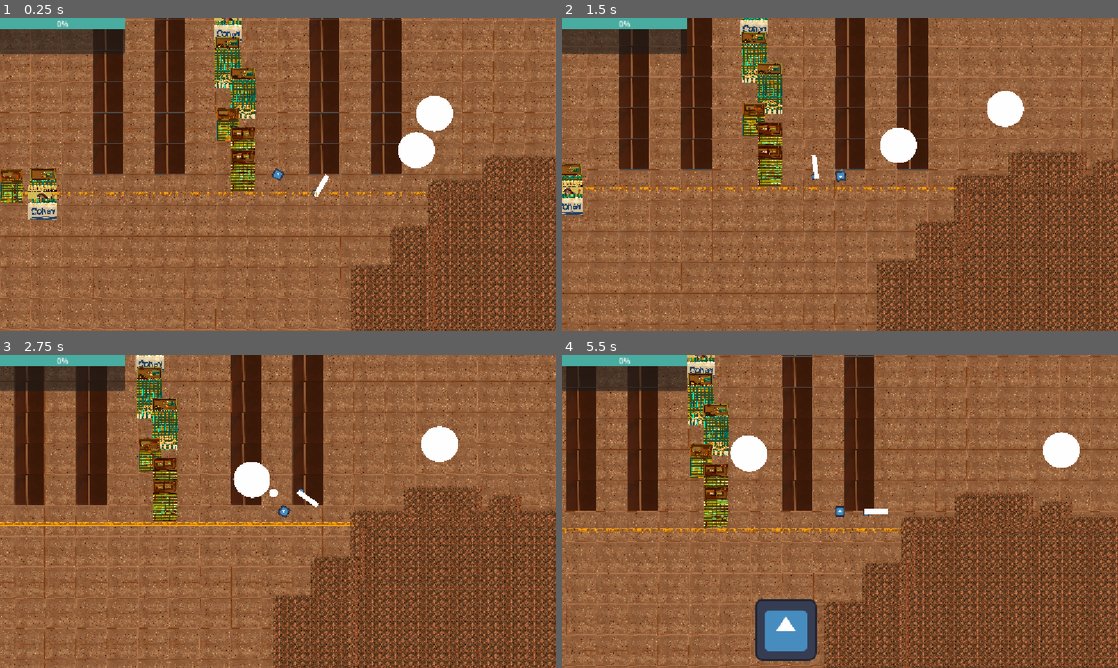
Above: before the commit, frames 1-4 (two rows, left to right).
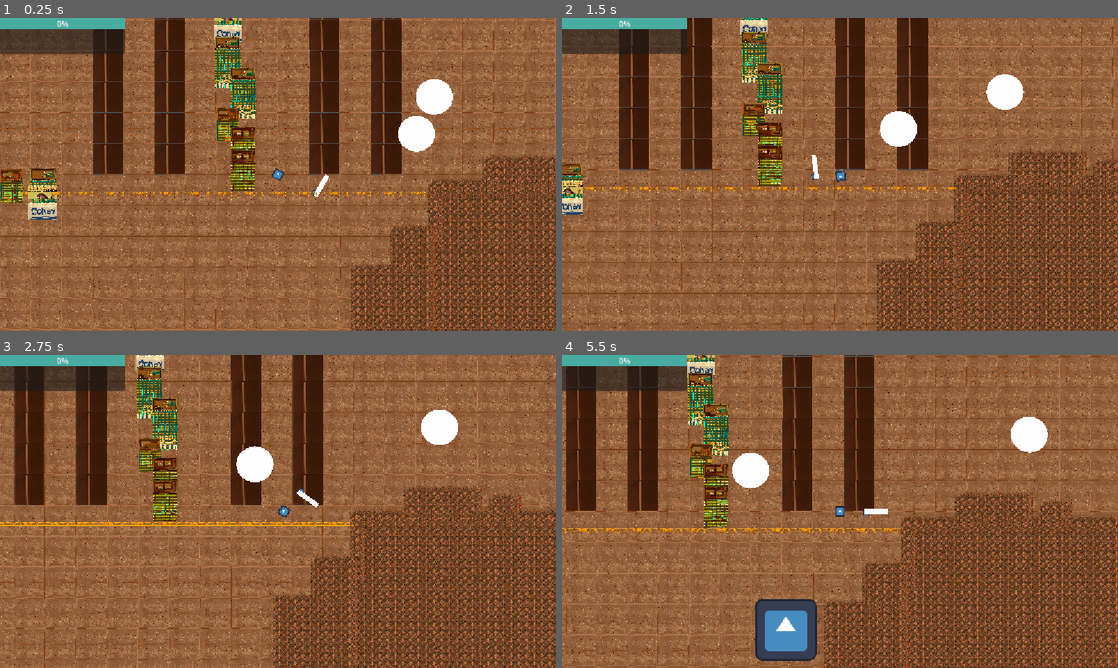
Above: after the commit, the same moments.

Repository: Mrbobbuilder69/GMTK_jam_2026
Game: Godot game, scene res://Scenes/test_scene_2.tscn
Two runs of this game, one before a commit and one after it. Both use one fixed random seed, a clock stepped at 60 frames per second and the inputs below. The engine's default icon, where the game draws it, is replaced by a stand-in: a white triangle on a blue panel in a dark square. Sound files missing from this copy of the repository are replaced by a short silence.
Inputs (mouse positions are in pixels of both pictures, inside the frame that each line leads up to):
- Up to frame 1 (0.25 s): no input
- Up to frame 2 (1.5 s): move the mouse to (962, 158) at 0.52 s; hold D (Right) 0.53-1.28 s; tap F (f) at 0.6 s; move the mouse to (728, 190) at 1.27 s; hold S (Down) from 1.28 s (still down); tap Space (Dash) at 1.35 s
- Up to frame 3 (2.75 s): tap F (f) at 1.55, 2.3 s; move the mouse to (333, 442) at 2.02 s; release S (Down) at 2.03 s; hold D (Right) from 2.03 s (still down); hold Shift (Sprint) from 2.03 s (still down)
- Up to frame 4 (5.5 s): move the mouse to (812, 574) at 2.77 s; release D (Right) at 2.78 s; release Shift (Sprint) at 2.78 s; hold W (Up) 2.78-3.53 s; tap X (attack) at 2.85 s; tap F (f) at 3.05, 3.6, 4.55, 5.1 s; move the mouse to (1006, 558) at 3.52 s; hold A (Left) 3.53-5.03 s; move the mouse to (673, 464) at 4.27 s; tap C (melee) at 4.35 s; move the mouse to (867, 511) at 5.02 s; hold S (Down) from 5.03 s (still down)

The runs differ from the first frame. In frame 1, 1.2% of the frame differs, in the area x 71-82%, y 19-48%; in frame 2, 1.4%; in frame 3, 1.4%; in frame 4, 1.9%, in the area x 30-94%, y 19-43%.

Commit message:
Enemy fixed

Diff:
--- a/Scenes/test_scene_2.tscn
+++ b/Scenes/test_scene_2.tscn
@@ -128,6 +128,7 @@
 
 [node name="BrawlerEnemy" parent="." unique_id=932308662 instance=ExtResource("5_vmw76")]
 position = Vector2(306, -87)
+rayScanDistance = 200.0
 metadata/Enemy = false
 
 [node name="CannonEnemy" type="RigidBody2D" parent="." unique_id=59570317 node_paths=PackedStringArray("rb", "ray2D")]
--- a/Scripts/EnemyAI/Brawler_AI.gd
+++ b/Scripts/EnemyAI/Brawler_AI.gd
@@ -17,6 +17,8 @@
 
 ##Bounces around a closed room, might pull this up to the enemy controller
 func patrolBehaviour(delta:float) ->void:
+	if move_and_collide(Vector2.ZERO):
+		print("colliding")
 	if ray2D == null:
 		print("Ray object not set in inspector")
 		return
@@ -24,7 +26,7 @@
 	ray2D.target_position = Vector2(1,0)*rayScanDistance
 
 	if ray2D.is_colliding() and canBounce:
-
+		print("now")
 		var velocity := rb.linear_velocity
 		#get raycast hit information
 		var collisionData := RaycastHitData.new(ray2D.get_collider(),
